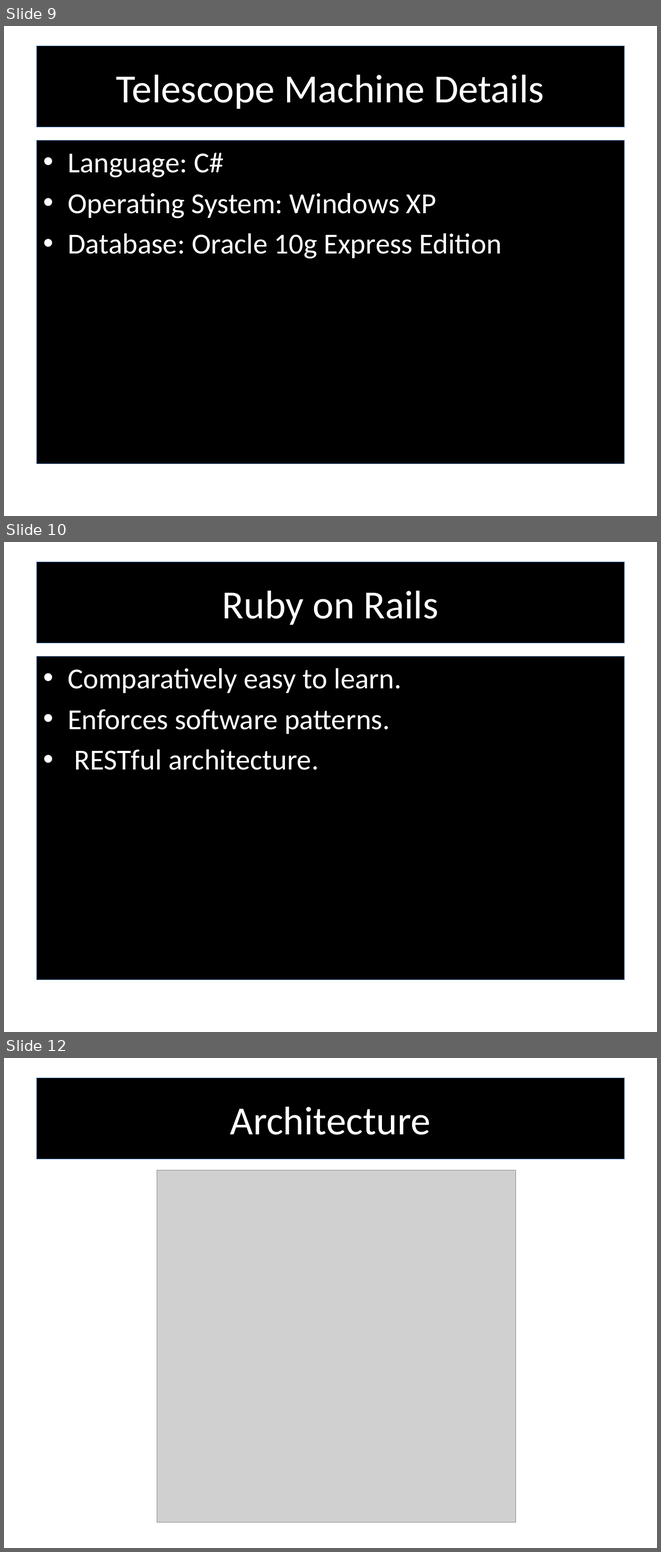
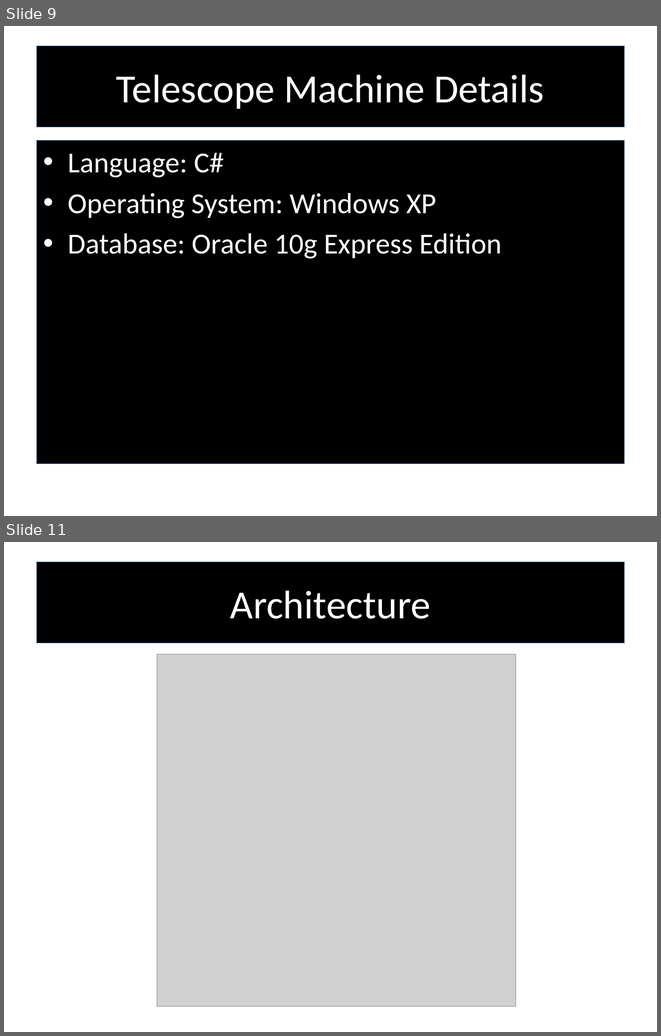
Before and after one commit to RedTeamCOSC470/Documentation, a slide deck: Stargazer_Presentation_Semester2.pptx. Shown one above the other, each under a label of ours: slides 9, 10 and 12 before the commit, slides 9 and 11 after it; the slides between them are not shown. The pictures are 661x1552 and 661x1036 pixels, drawn with LibreOffice and Linux fonts; fonts in the diff are those of the drawing; grey boxes stand for pictures; background and template pictures are left out. Boxes give left, top, right and bottom in pixels: in the first picture for what was removed or moved away, otherwise in the second. Text is boxed around its words. In the diff, an @@ line names an element or a change of style, - is before the commit and + after.

```diff
--- a/Stargazer_Presentation_Semester2.pptx
+++ b/Stargazer_Presentation_Semester2.pptx
@@ slide 10 removed at (x1=4, y1=542, x2=657, y2=1032), background picture (left out) @@
@@ title removed at (x1=37, y1=562, x2=624, y2=643) @@
-Ruby on Rails
@@ text removed at (x1=37, y1=656, x2=624, y2=979) @@
-• Comparatively easy to learn.
-• Enforces software patterns.
-• RESTful architecture.
@@ what was slide 12 is now slide 11 @@
```
Also in this commit, not shown: 6 slides changed, 2 other slides removed, 4 other files.
